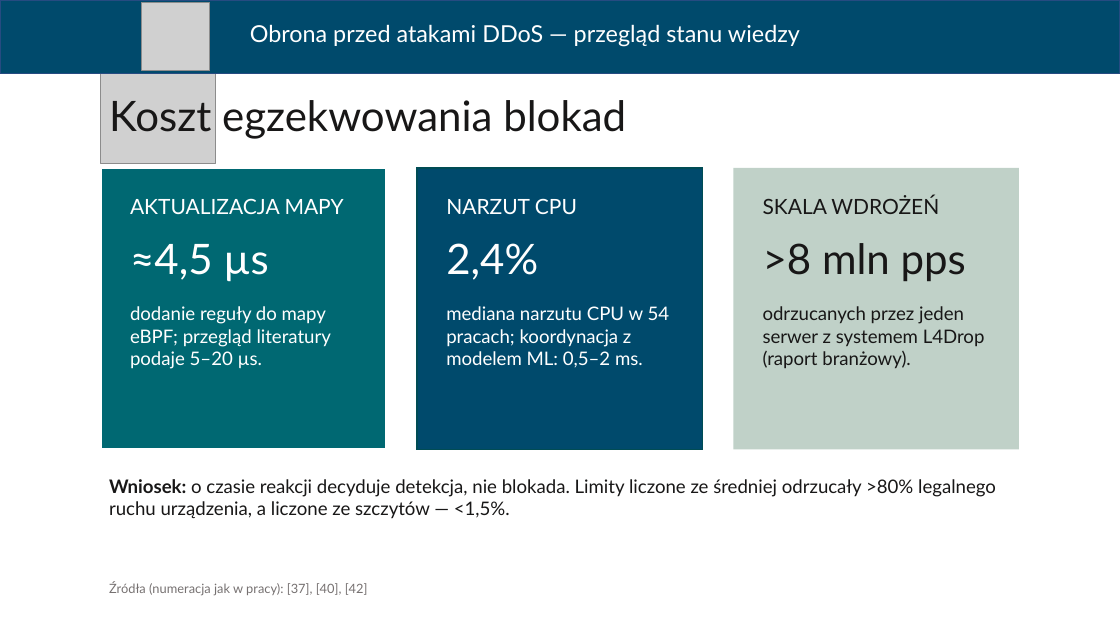
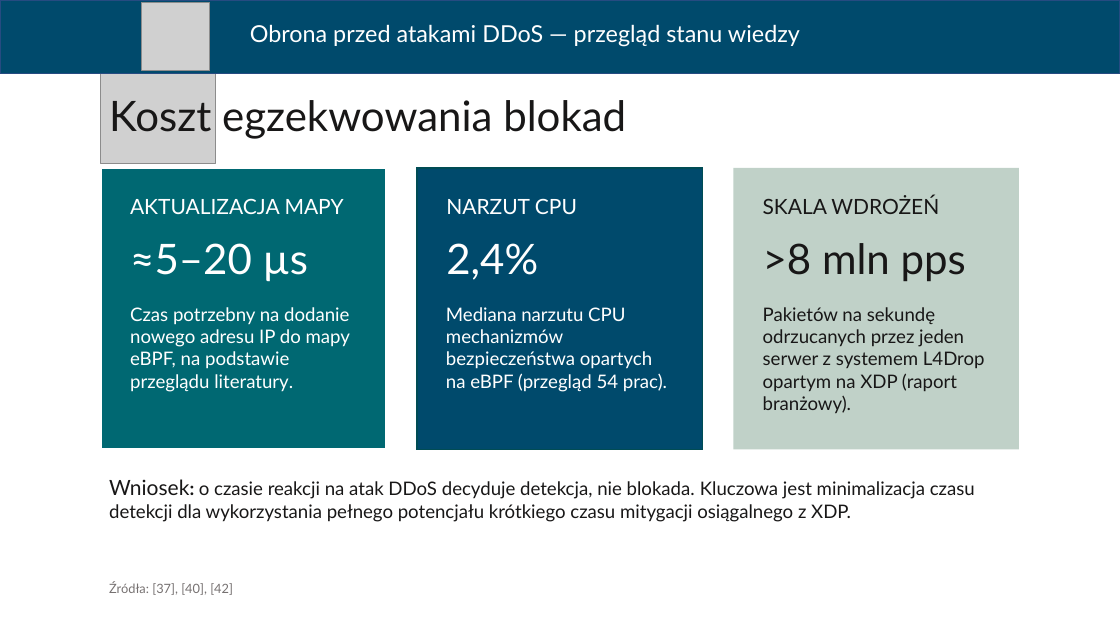
Before and after one commit to ArturBrogowicz/code, a slide deck: slide 14 of presentation/Prezentacja_WEiTI_PL.pptx (slide 13 before the commit). Drawn at 1120x630 pixels with LibreOffice and Linux fonts; fonts in the diff are those of the drawing; grey boxes stand for pictures. Boxes give left, top, right and bottom in pixels: in the first picture for what was removed or moved away, otherwise in the second. Text is boxed around its words. In the diff, an @@ line names an element or a change of style, - is before the commit and + after.

```diff
--- a/presentation/Prezentacja_WEiTI_PL.pptx
+++ b/presentation/Prezentacja_WEiTI_PL.pptx
@@ text at <box>130,243,308,282</box>: text changed @@
-≈4,5 µs
+≈5–20 µs
@@ text at <box>130,307,350,392</box>: text changed @@
-dodanie reguły do mapy eBPF; przegląd literatury podaje 5–20 µs.
+Czas potrzebny na dodanie nowego adresu IP do mapy eBPF, na podstawie przeglądu literatury.
@@ text at <box>446,307,667,392</box>: text changed @@
-mediana narzutu CPU w 54 pracach; koordynacja z modelem ML: 0,5–2 ms.
+Mediana narzutu CPU mechanizmów bezpieczeństwa opartych na eBPF (przegląd 54 prac).
@@ text at <box>763,307,985,413</box>: text changed @@
-odrzucanych przez jeden serwer z systemem L4Drop (raport branżowy).
+Pakietów na sekundę odrzucanych przez jeden serwer z systemem L4Drop opartym na XDP (raport branżowy).
@@ text at <box>109,479,975,522</box>: text changed @@
-Wniosek: o czasie reakcji decyduje detekcja, nie blokada. Limity liczone ze średniej odrzucały >80% legalnego ruchu urządzenia, a liczone ze szczytów — <1,5%.
+Wniosek: o czasie reakcji na atak DDoS decyduje detekcja, nie blokada. Kluczowa jest minimalizacja czasu detekcji dla wykorzystania pełnego potencjału krótkiego czasu mitygacji osiągalnego z XDP.
@@ text at <box>109,581,233,595</box>: text changed @@
-Źródła (numeracja jak w pracy): [37], [40], [42]
+Źródła: [37], [40], [42]
```
Also in this commit, not shown: 17 other slides changed, 1 slide added.
